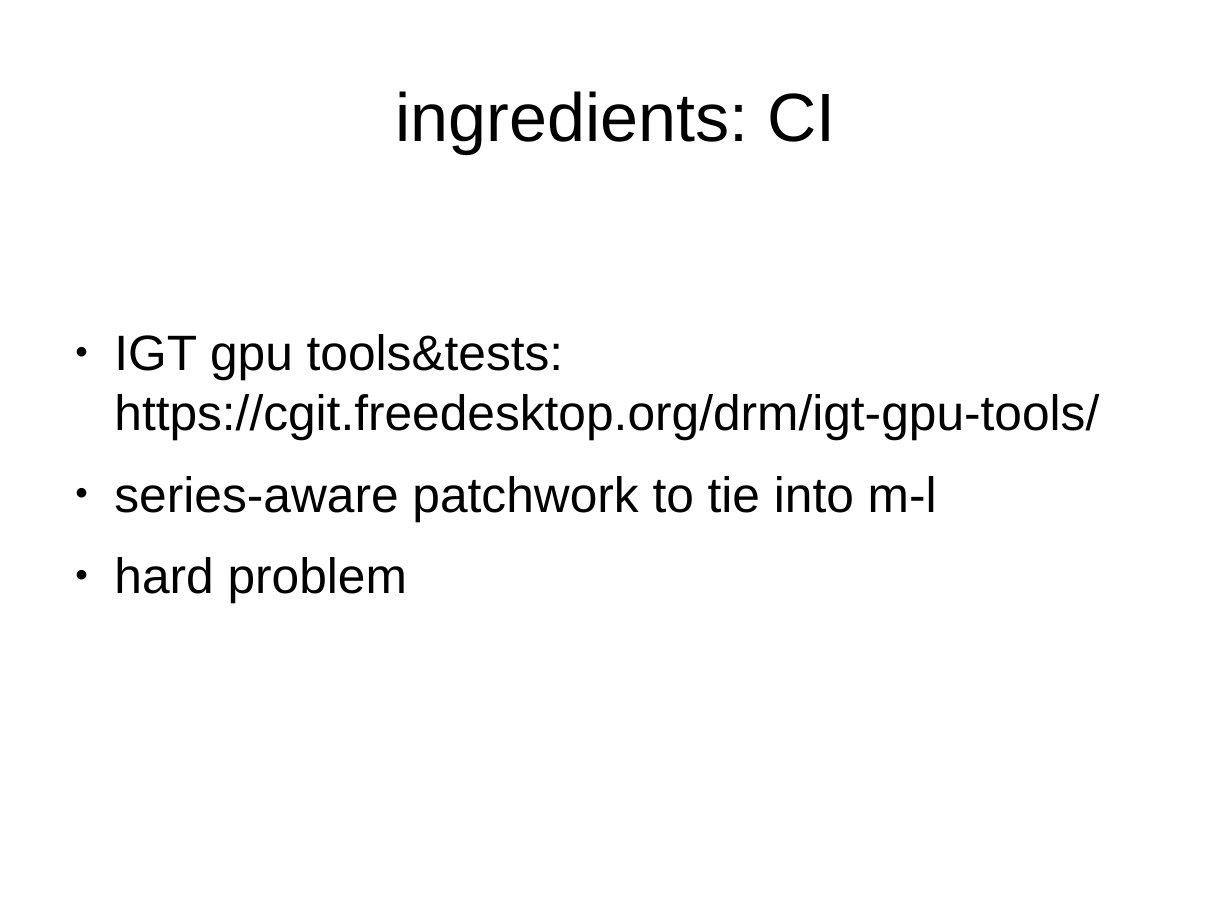
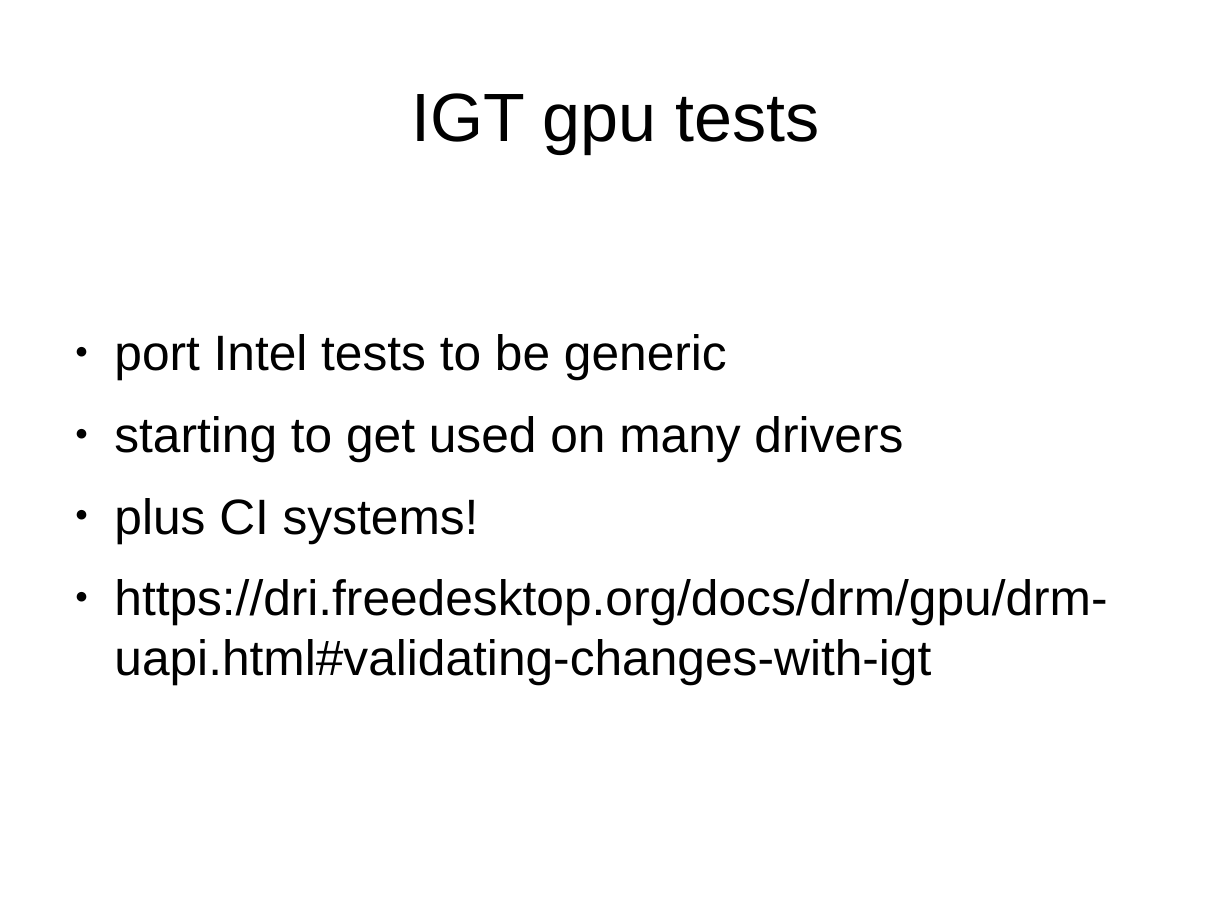
Before and after one commit to danvet/danvet.github.io, a slide deck: slide 6 of slides/kernel-recipes-2016-state-of-drm.odp (slide 9 before the commit). Drawn at 1232x924 pixels with LibreOffice and Linux fonts; fonts in the diff are those of the drawing. Boxes give left, top, right and bottom in pixels: in the first picture for what was removed or moved away, otherwise in the second. Text is boxed around its words. In the diff, an @@ line names an element or a change of style, - is before the commit and + after.

```diff
--- a/slides/kernel-recipes-2016-state-of-drm.odp
+++ b/slides/kernel-recipes-2016-state-of-drm.odp
@@ title at bbox=[411, 93, 820, 153]: text changed @@
-ingredients: CI
+IGT gpu tests
@@ text at bbox=[114, 334, 1107, 684]: text changed @@
-● IGT gpu tools&tests: https://cgit.freedesktop.org/drm/igt-gpu-tools/
-● series-aware patchwork to tie into m-l
-● hard problem
+● port Intel tests to be generic
+● starting to get used on many drivers
+● plus CI systems!
+● https://dri.freedesktop.org/docs/drm/gpu/drm-uapi.html#validating-changes-with-igt
```
Also in this commit, not shown: 1 other slide changed, 19 slides added, 10 slides removed, 1 other file.
